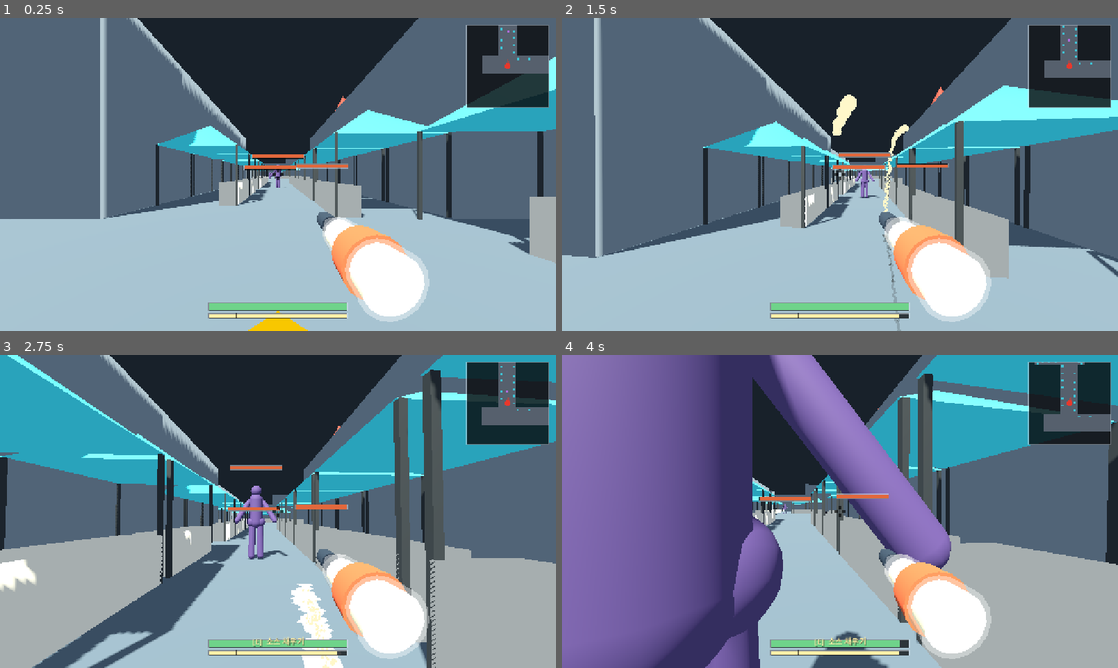
Above: before the commit, frames 1-4 (two rows, left to right).
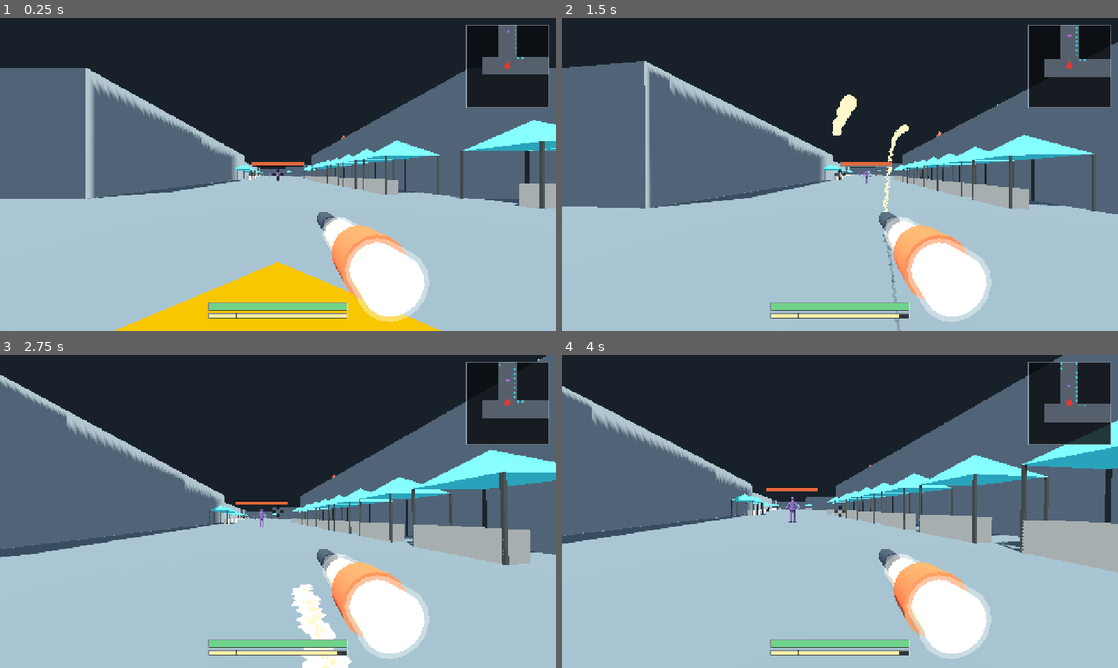
Above: after the commit, the same moments.

Repository: k3vin7/SauceIT-
Game: Godot game, scene res://main.tscn
Two runs of this game, one before a commit and one after it. Both use one fixed random seed, a clock stepped at 60 frames per second and the inputs below.
Inputs (mouse positions are in pixels of both pictures, inside the frame that each line leads up to):
- Up to frame 1 (0.25 s): no input
- Up to frame 2 (1.5 s): tap Enter at 0.5 s; move the mouse to (867, 174) at 0.52 s; press the mouse at (867, 174) at 0.53 s; hold W (move_forward) from 0.53 s (still down); tap Space (jump) at 0.77 s; move the mouse to (812, 174) at 1.27 s; release the mouse at (812, 174) at 1.28 s; tap E (refill_sauce) at 1.35 s
- Up to frame 3 (2.75 s): keep holding W (move_forward); tap Space (jump) at 1.52 s; move the mouse to (289, 505) at 2.02 s; hold Shift (run) from 2.03 s (still down)
- Up to frame 4 (4 s): keep holding W (move_forward); move the mouse to (834, 517) at 2.77 s; release Shift (run) at 2.78 s; tap R (wipe_screen) at 2.85 s; tap Space (jump) at 3.02, 3.77 s; move the mouse to (878, 514) at 3.52 s; tap Tab at 3.6 s

The runs differ from the first frame. In frame 1, 36% of the frame differs, in the area x 0-100%, y 0-100%; in frame 2, 36%; in frame 3, 57%; in frame 4, 74%.

Commit message:
Double the promenade

Diff:
--- a/scripts/enemy.gd
+++ b/scripts/enemy.gd
@@ -48,9 +48,18 @@
 ## still good while the player is in the same part of the street -- and never is
 ## a chase that follows you to where you used to be.
 @export_range(0.05, 3.0, 0.05, "suffix:s") var repath_interval := 0.5
-## How close to a waypoint counts as having reached it. Under about half a cell
-## the body orbits the point instead of passing through it.
-@export_range(0.2, 6.0, 0.1, "suffix:m") var waypoint_reached := 1.6
+## How close to a waypoint counts as having reached it, **as a fraction of a
+## lattice cell** rather than in metres.
+##
+## Metres was wrong, and wrong in a way that only showed when the map changed
+## size. 1.6 m was about seven tenths of a cell when a cell was 2.3 m; the
+## street was then widened and a cell became 4.6 m, leaving the same 1.6 m at
+## barely a third of one. A body could then stand between two waypoints,
+## be "not yet at" either, and be handed back a waypoint it had already walked
+## past every time the route was redrawn -- so it orbited, at full walking
+## speed, never getting closer. Tying it to the cell is what stops the next
+## change of scale doing it again.
+@export_range(0.2, 2.0, 0.05, "suffix:cells") var waypoint_reached_cells := 0.7
 
 @export_group("Its attack")
 ## Weak on purpose. At one hit every `contact_interval` this is about 7 damage a
@@ -445,7 +454,7 @@
 	while _route_step < _route.size():
 		var flat := _route[_route_step] - global_position
 		flat.y = 0.0
-		if flat.length() > waypoint_reached:
+		if flat.length() > StreetMap.CELL * waypoint_reached_cells:
 			return _route[_route_step]
 		_route_step += 1
 	return goal
--- a/scripts/street_map.gd
+++ b/scripts/street_map.gd
@@ -31,8 +31,9 @@
 ##
 ## The stalls are deliberately NOT scaled by it: they are furniture at a fixed
 ## real size, and leaving them alone is what makes the street read as bigger
-## rather than as the same street viewed closer.
-const SCALE := 1.8
+## rather than as the same street viewed closer. Neither is the wall height --
+## see `WALL_HEIGHT`.
+const SCALE := 3.6
 
 ## One person wide, times the scale. The capsule is 0.64 m in radius, so the
 ## unscaled cell is its diameter and everything on the map is a whole number of
@@ -43,9 +44,15 @@
 const ROAD_WIDTH := CELL * ROAD_CELLS
 
 ## Tall enough that the square's far side is not visible over a street wall from
-## anywhere a player can stand. Scaled with the rest: a wall that stayed put
-## while the street grew would start showing what is behind it.
-const WALL_HEIGHT := 7.0 * SCALE
+## anywhere a player can stand.
+##
+## **Not** scaled with `SCALE` any more. It was, back when the whole map grew
+## together; the streets have since been widened without the walls being asked
+## to grow, so this is the height they had reached and is now stated outright.
+## The trade is real and worth knowing: wider streets mean a longer sightline
+## over a wall of fixed height, so at some width the far side of the map starts
+## showing above them. If that turns up, this is the number to raise.
+const WALL_HEIGHT := 12.6
 ## Walls are two cells deep so they read as building fronts rather than as
 ## cardboard: at one cell a corner shows its own thickness across the street.
 const WALL_DEPTH_CELLS := 2
--- a/tests/probe_chase.gd
+++ b/tests/probe_chase.gd
@@ -94,17 +94,22 @@
 
 	var opening := enemy.global_position.distance_to(player.global_position)
 	var targets: Array = [player]
-	for _f in 600:
+	# Long enough to walk the gap at its own pace, with half as much again for
+	# the corner. A fixed ten seconds was a fixed map scale in disguise: the day
+	# the street doubled, the same walk no longer fitted and a working chase
+	# read as a stuck one.
+	var window := int(opening / enemy.move_speed * 60.0 * 1.5)
+	for _f in window:
 		enemy.advance(1.0 / 60.0, targets)
 		await physics_frame
 	var closed := opening - enemy.global_position.distance_to(player.global_position)
-	print("round a corner: %.0f m apart, closed %.0f m in 10 s at %.2f m/s" % [
-		opening, closed, enemy.move_speed])
-	# Ten seconds at 3.6 m/s is 36 m of walking; a body leaning on a wall closes
-	# almost none of it, and one walking the route closes most of it.
-	_check(closed > opening * 0.5,
-		"it closed only %.0f m of %.0f in ten seconds: it is stuck on something"
-			% [closed, opening])
+	print("round a corner: %.0f m apart, closed %.0f m in %.1f s at %.2f m/s" % [
+		opening, closed, window / 60.0, enemy.move_speed])
+	# A body leaning on a wall closes almost none of it; one walking the route
+	# closes nearly all of it.
+	_check(closed > opening * 0.7,
+		"it closed only %.0f m of %.0f in %.1f s: it is stuck on something"
+			% [closed, opening, window / 60.0])
 
 	# --- an enemy fits under a stall, and the straight-line test knows it ---
 	# Both halves of the same bug. The canopy was lower than an enemy is tall,
--- a/tests/probe_enemy.gd
+++ b/tests/probe_enemy.gd
@@ -114,26 +114,65 @@
 
 	# Move the player sideways: it has to follow, not walk at where they were.
 	# Twelve metres rather than eighteen, so the step stays inside the square.
+	#
+	# Measured as "does the gap close", over a window worked out from the gap
+	# and the walking speed, rather than as "did it move on x within a second".
+	# The latter assumed the enemy heads straight for the player: it routes now,
+	# and a route's first second can be entirely along one axis while it gets
+	# round whatever is between the two -- which on this map is the stage and
+	# the tower. It also assumed a map scale, and read as a failure the day the
+	# map was made bigger.
 	var before_turn := enemy.global_position
 	player.global_position += Vector3(12.0, 0.0, 0.0)
+	var gap_before := enemy.global_position.distance_to(player.global_position)
+	var window := int(gap_before / enemy.move_speed * 60.0 * 1.4)
+	for _f in window:
+		await physics_frame
+	var gap_after := enemy.global_position.distance_to(player.global_position)
+	print("player stepped 12 m sideways; over %.1f s the gap went %.0f m -> %.0f m, and it moved %.1v" % [
+		window / 60.0, gap_before, gap_after, enemy.global_position - before_turn])
+	_check(gap_after < gap_before * 0.4,
+		"the enemy did not follow the player: %.0f m of %.0f m still between them"
+			% [gap_after, gap_before])
+
+	# It has to be looking where it is going -- compared against the direction it
+	# is actually travelling, not against the player.
+	#
+	# It used to be checked against the player, which was the same thing back
+	# when it walked straight at them. It routes now, so rounding a corner puts
+	# its front ninety degrees off the player quite correctly, and the old check
+	# called that going backwards. What it is really guarding is a yaw that is
+	# half a turn out -- it did once walk at the player backwards, and its own
+	# axes could not catch that because they were wrong in the same way. Its
+	# *velocity* is not: that comes from the route, so a front that disagrees
+	# with it by half a turn is exactly the bug and nothing else is.
+	# Sampled during a clean walk, not while it is standing on the player. Next
+	# to them its heading flips about as it shoves into them, and a body that
+	# turns at a rate cannot follow that -- which says nothing about whether its
+	# front is on the right end.
+	player.global_position = square + Vector3(0.0, stand_y, 20.0)
+	enemy.global_position = square + Vector3(0.0, enemy.stand_height(), -20.0)
 	for _f in 60:
 		await physics_frame
-	var chase := enemy.global_position - before_turn
-	print("player stepped 12 m sideways; the enemy's next second went %.2v" % chase)
-	_check(chase.x > 0.5, "the enemy did not turn after the player, moving %.2f m on x" % chase.x)
-
-	# It has to be looking where it is going. Checked against the player rather
-	# than against its own -z, because its own axes cannot catch a yaw that is
-	# half a turn out -- they are wrong in exactly the same way. It walked at the
-	# player backwards for a while and every check here still passed.
-	var to_player: Vector3 = player.global_position - enemy.global_position
-	to_player.y = 0.0
-	var front: Vector3 = -enemy.global_transform.basis.z
-	var facing_dot := front.dot(to_player.normalized())
-	print("it is looking %.0f deg off the player it is walking at" % rad_to_deg(acos(clampf(facing_dot, -1.0, 1.0))))
-	_check(facing_dot > 0.9,
-		"the enemy walks at the player with its front %.0f deg away: it is going backwards"
-			% rad_to_deg(acos(clampf(facing_dot, -1.0, 1.0))))
+	var worst_off := 0.0
+	var sampled := 0
+	for _f in 90:
+		await physics_frame
+		var travel := Vector3(enemy.velocity.x, 0.0, enemy.velocity.z)
+		if travel.length() < enemy.move_speed * 0.5:
+			continue
+		sampled += 1
+		var front: Vector3 = -enemy.global_transform.basis.z
+		worst_off = maxf(worst_off, rad_to_deg(acos(clampf(
+			front.dot(travel.normalized()), -1.0, 1.0))))
+	print("while walking, its front was at worst %.0f deg off its direction of travel (%d samples)" % [
+		worst_off, sampled])
+	_check(sampled > 10, "the enemy was not walking, so its facing tests nothing")
+	# Generous: it turns at a rate, so it lags its own direction while swinging
+	# round a corner. Half a turn out is the thing being ruled out.
+	_check(worst_off < 60.0,
+		"its front sat %.0f deg off the way it was travelling: it is going backwards"
+			% worst_off)
 	# And the figure has to have a front to look with, or none of that is visible.
 	var shape: AABB = enemy._body_mesh.mesh.get_aabb()
 	print("silhouette reaches %.2f m forward of its spine and %.2f m behind it" % [
--- a/tests/probe_reliability.gd
+++ b/tests/probe_reliability.gd
@@ -130,17 +130,22 @@
 	# What a nearly empty squeeze bottle sounds like, and the only feedback the
 	# band has now that crossing into it is silent. A beep at the threshold said
 	# it once; this keeps saying it, and says it while the sauce is still coming.
-	await _idle(scene, 0.8)
+	# Accumulated over several presses rather than one. A press only rolls the
+	# dice every `catch_roll_interval`, so a single short one gets about four
+	# rolls -- and four rolls at this chance come up empty nearly a fifth of the
+	# time, which is a coin toss deciding whether the check passes rather than
+	# the behaviour it is asking about.
 	air_events = 0
-	shooter.sauce = unreliable
 	var mixed := {}
-	scene.debug_set_input(Vector2.ZERO, false, true)
-	for _f in 120:
-		shooter.sauce = unreliable
-		await physics_frame
-		mixed[shooter.nozzle] = int(mixed.get(shooter.nozzle, 0)) + 1
-	scene.debug_set_input(Vector2.ZERO, false, false)
-	print("unreliable band over 120 frames: %s, air_shot_fired %d time(s)" % [
+	for _press in 6:
+		await _idle(scene, 0.7)
+		scene.debug_set_input(Vector2.ZERO, false, true)
+		for _f in 70:
+			shooter.sauce = unreliable
+			await physics_frame
+			mixed[shooter.nozzle] = int(mixed.get(shooter.nozzle, 0)) + 1
+		scene.debug_set_input(Vector2.ZERO, false, false)
+	print("unreliable band over 6 presses: %s, air_shot_fired %d time(s)" % [
 		str(mixed), air_events])
 	_check(int(mixed.get(scene.Nozzle.STREAM, 0)) > 0,
 		"the unreliable band never delivered sauce at all")
Not shown, changed: README.md
